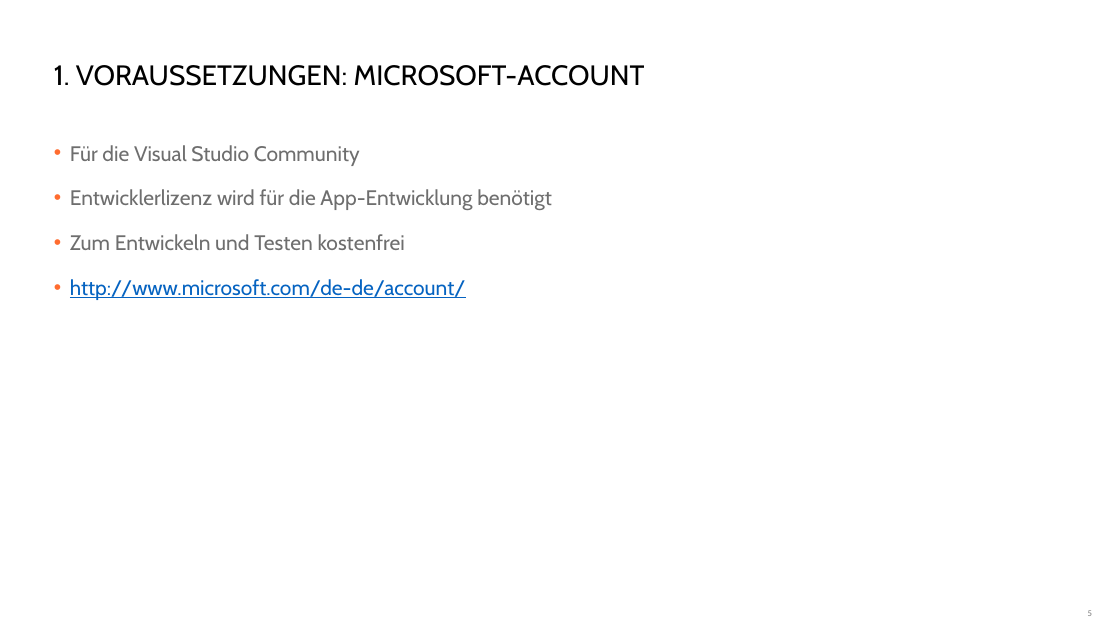
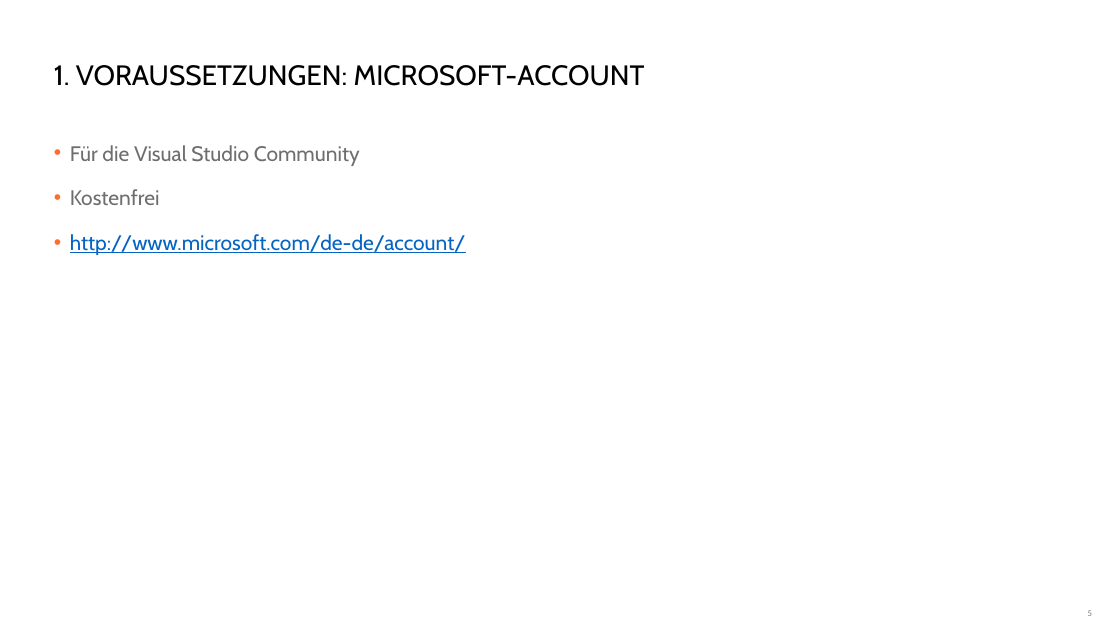
Before and after one commit to danielbeckmann/DotNETJumpStart, a slide deck: slide 5 of 02. Projektsetup/Vorbereitung und Projektsetup.pptx. Drawn at 1120x630 pixels with LibreOffice and Linux fonts; fonts in the diff are those of the drawing; background and template pictures are left out. Boxes give left, top, right and bottom in pixels: in the first picture for what was removed or moved away, otherwise in the second. Text is boxed around its words. In the diff, an @@ line names an element or a change of style, - is before the commit and + after.

```diff
--- a/02. Projektsetup/Vorbereitung und Projektsetup.pptx
+++ b/02. Projektsetup/Vorbereitung und Projektsetup.pptx
@@ text at (70, 189, 160, 205): text changed @@
-• Entwicklerlizenz wird für die App-Entwicklung benötigt
-• Zum Entwickeln und Testen kostenfrei
+• Kostenfrei
```
Also in this commit, not shown: 1 other slide changed, 2 other files.
